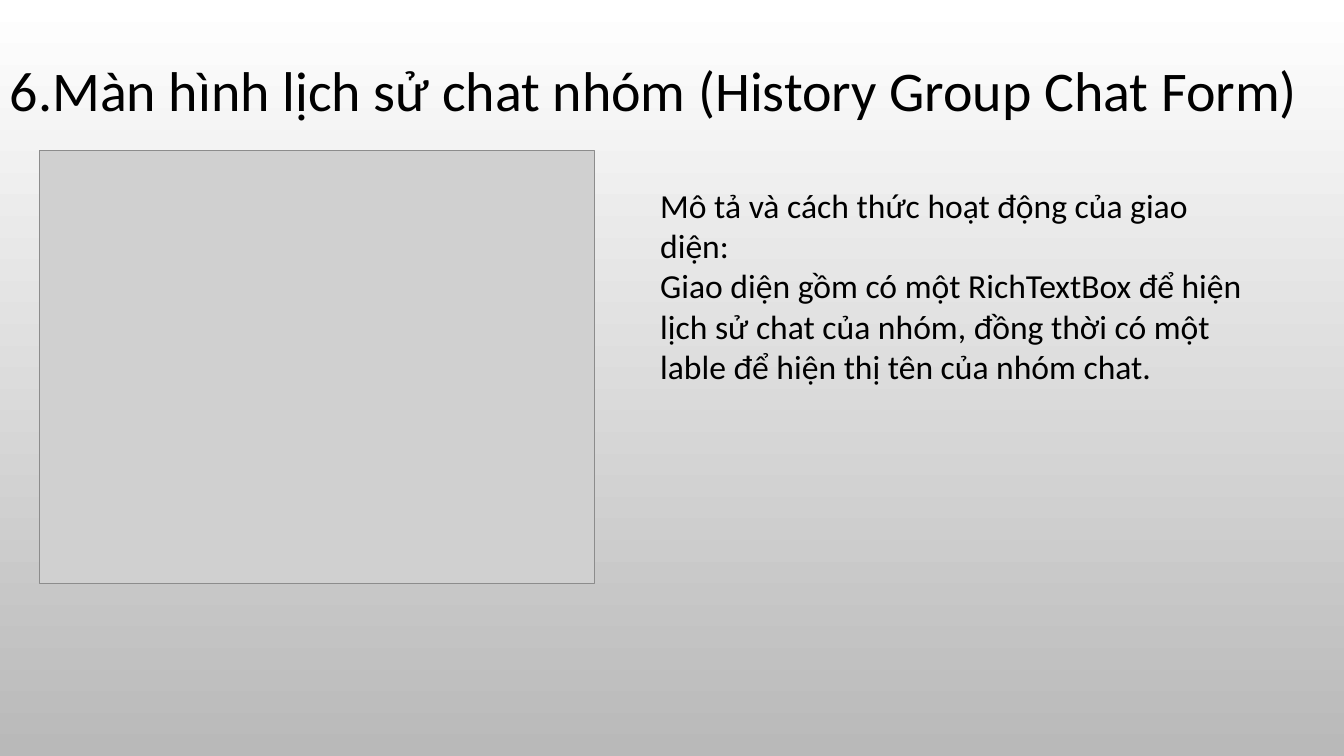
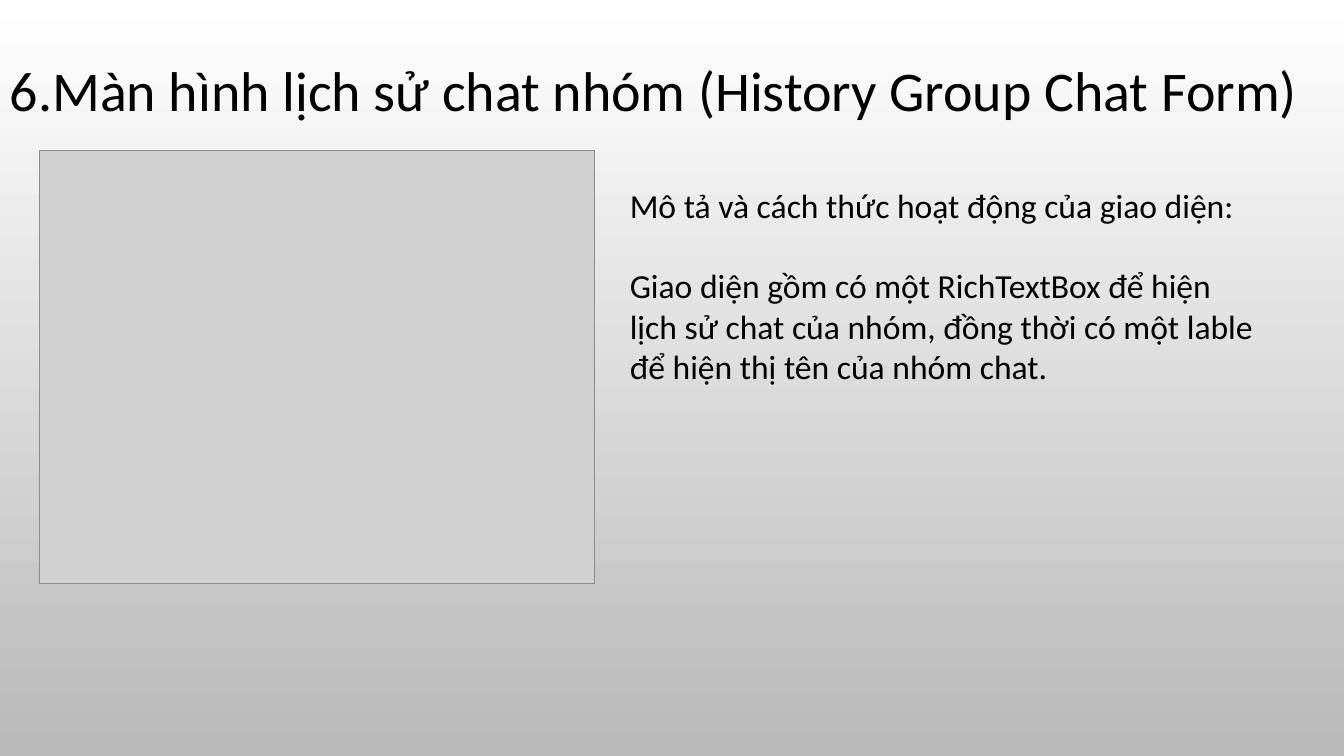
Before and after one commit to duynb9596/LanChat, a slide deck: slide 11 of Documents/Slide thuyết trình.pptx. Drawn at 1344x756 pixels with LibreOffice and Linux fonts; fonts in the diff are those of the drawing; grey boxes stand for pictures; background and template pictures are left out. Boxes give left, top, right and bottom in pixels: in the first picture for what was removed or moved away, otherwise in the second. Text is boxed around its words. In the diff, an @@ line names an element or a change of style, - is before the commit and + after.

```diff
--- a/Documents/Slide thuyết trình.pptx
+++ b/Documents/Slide thuyết trình.pptx
@@ text "Mô tả và cách thức ..." rewrapped from bbox=[660, 194, 1242, 385] to bbox=[630, 194, 1253, 385] @@
```
Also in this commit, not shown: 6 other slides changed.
